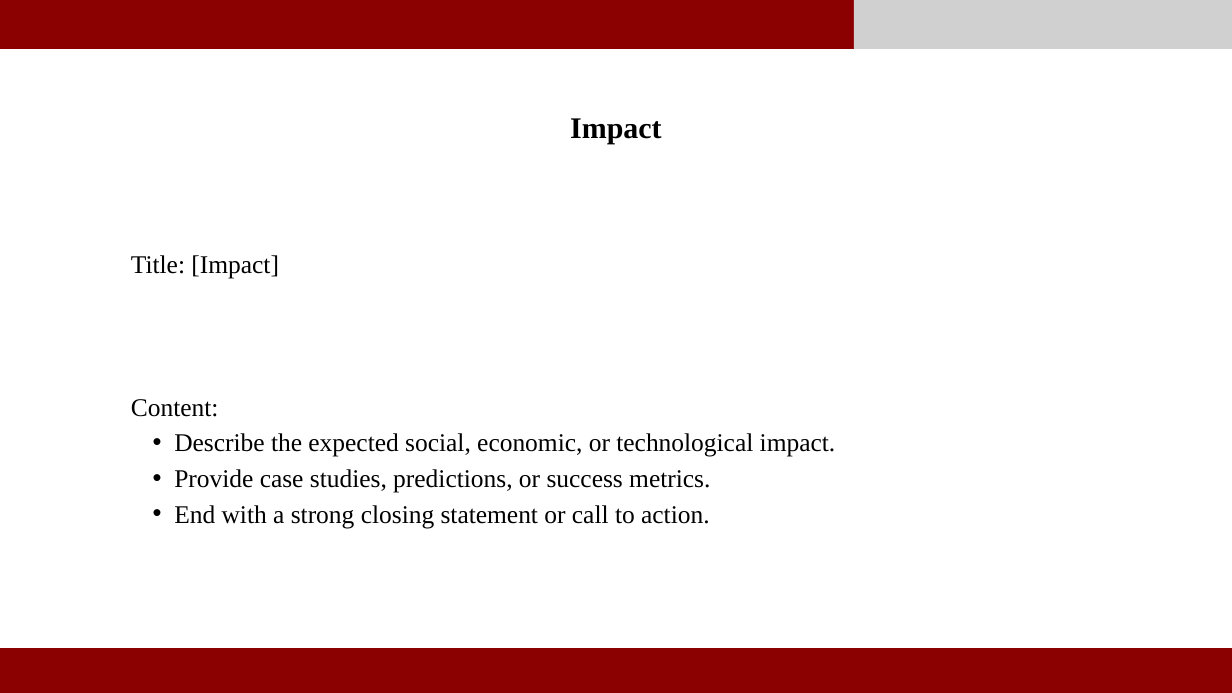
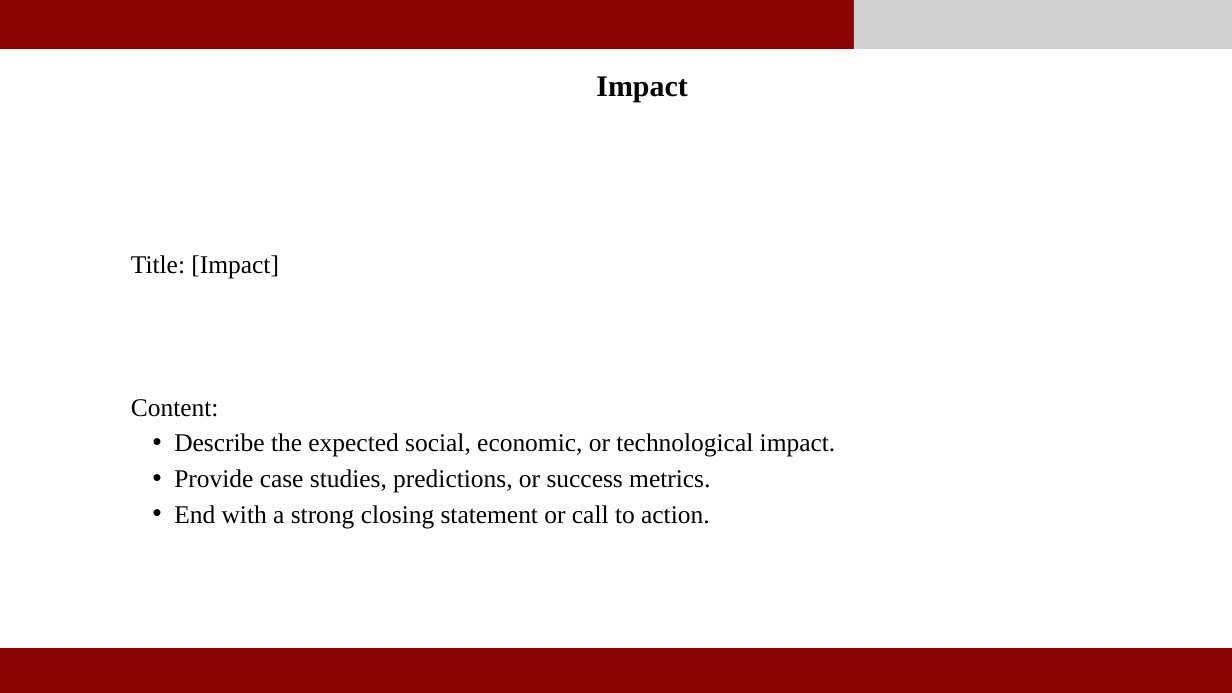
Before and after one commit to Ro706/Enthusia, a slide deck: slide 6 of public/SITnovatePresentationTemplate.pptx. Drawn at 1232x693 pixels with LibreOffice and Linux fonts; fonts in the diff are those of the drawing; grey boxes stand for pictures. Boxes give left, top, right and bottom in pixels: in the first picture for what was removed or moved away, otherwise in the second. Text is boxed around its words. In the diff, an @@ line names an element or a change of style, - is before the commit and + after.

```diff
--- a/public/SITnovatePresentationTemplate.pptx
+++ b/public/SITnovatePresentationTemplate.pptx
@@ text "Impact": place and size @@
-text "Impact" at (570, 118, 661, 143)
+text "Impact" at (596, 76, 687, 102)
```
Also in this commit, not shown: 5 other slides changed.
